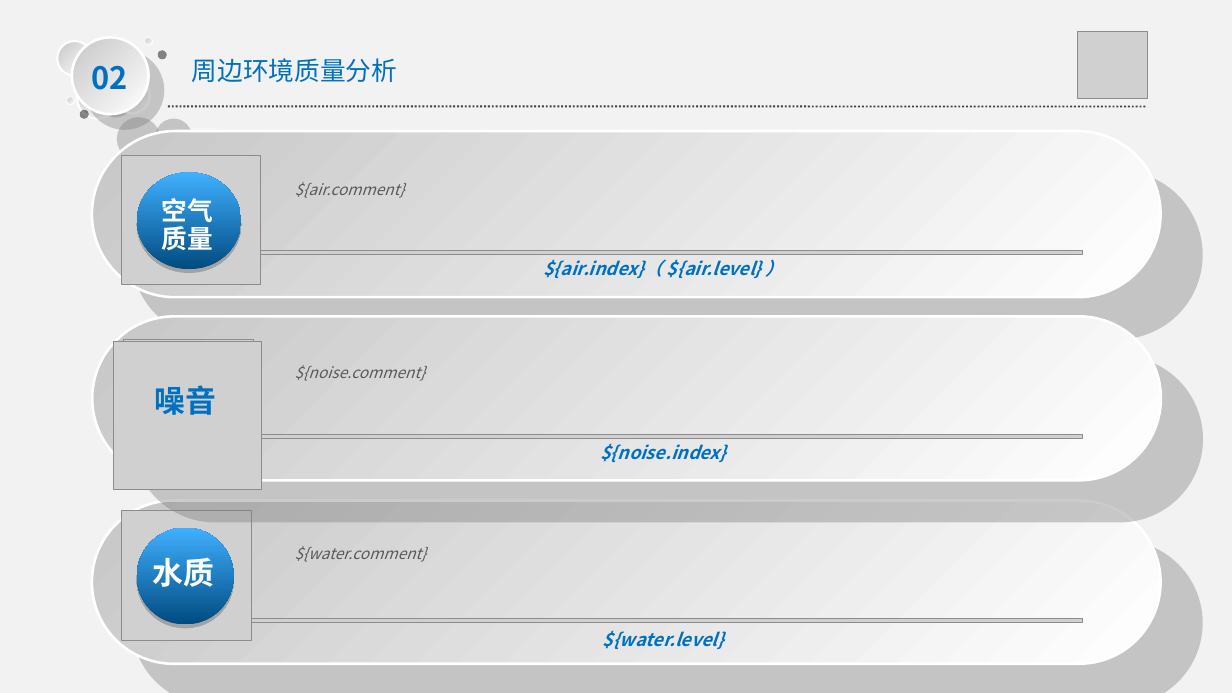
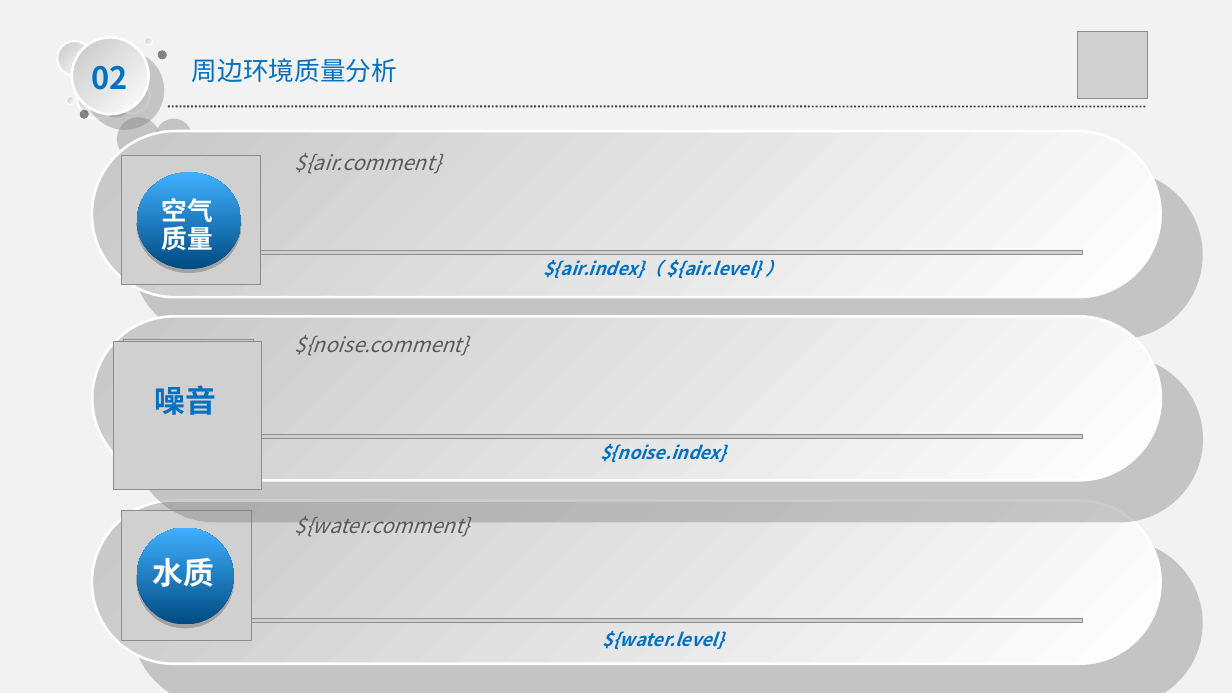
Before and after one commit to PowerYangcl/ddhj, a slide deck: slide 8 of src/main/resource/template/report.ppt. Drawn at 1232x693 pixels with LibreOffice and Linux fonts; fonts in the diff are those of the drawing; grey boxes stand for pictures. Boxes give left, top, right and bottom in pixels: in the first picture for what was removed or moved away, otherwise in the second. Text is boxed around its words. In the diff, an @@ line names an element or a change of style, - is before the commit and + after.

```diff
--- a/src/main/resource/template/report.ppt
+++ b/src/main/resource/template/report.ppt
@@ text "${air.comment}": place and size @@
-text "${air.comment}" at [295, 182, 405, 198]
+text "${air.comment}" at [295, 153, 441, 174]
@@ text "${noise.comment}": place and size @@
-text "${noise.comment}" at [295, 365, 426, 381]
+text "${noise.comment}" at [295, 335, 469, 356]
@@ size 12 to 16 pt in 3 elements at [295, 153, 441, 174], [295, 335, 469, 356], [295, 516, 470, 536] @@
@@ text "${water.comment}": place and size @@
-text "${water.comment}" at [295, 546, 427, 562]
+text "${water.comment}" at [295, 516, 470, 536]
```
Also in this commit, not shown: 5 other slides changed, 2 other files.
